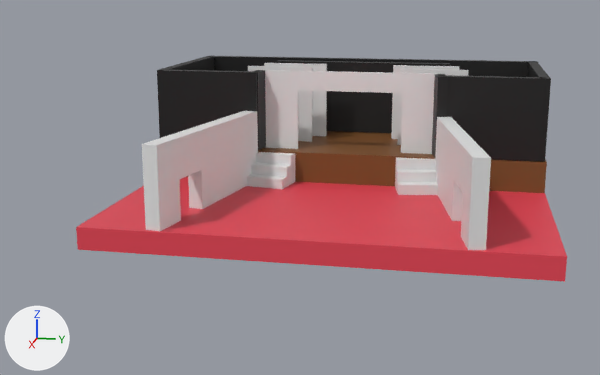
The Blender file BlenderProjects/Level.blend, before and after one commit.
The view is the same before and after, from a camera (50 mm lens) standing at (72.8, 11.9, 20.1) and looking at (-3.5, -3.3, 1.0). The lights are fixed; the arrows at lower left show +X, +Y and +Z.

Objects in the first picture: 'Cube', 'Cube.001', 'Floor', 'Portal 1', 'Portal 1.001', 'Stage Floor', 'Stage Wall back', 'Stage Wall back.001', 'Stairs left', 'Stairs right', 'stage Wall.001', 'stage Wall.002'.
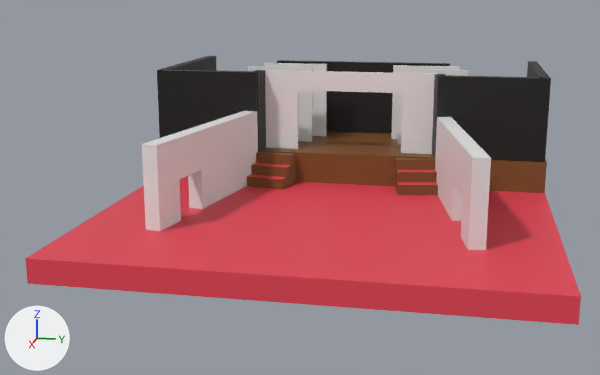
The change, as a list of edits to the scene's bpy script:
```text
Change me_cube_005:
    where me_cube_005.from_pydata(...)  # 26 vertices, 24 faces; spans x -5.0..1.0, y -2.01..2.01, z 0.0..3.0
    used by ob_stairs_left; location = (-7.38, -7.61, 0.01); rotation_euler = (0.0, 0.0, -0.175), in degrees (0, 0, -10); scale = (0.6, 1.0, 1.0)
    me_cube_005 part 1: 22 of the faces centred in x -5.0..1.0, y -2.01..2.01, z 0.0..3.0 switch from no material to mat_stage_floor (brown #7c4e24)
    me_cube_005 part 2: the 1 face centred in x -2.0, y 0.0, z 2.0 switches from no material to mat_material_001 (red #e74354)
    me_cube_005 part 3: the 1 face centred in x 0.0, y 0.0, z 1.0 switches from no material to mat_material_001 (red #e74354)
    add me_cube_005.materials.append(mat_material_001)  # red #e74354
Change me_cube_006:
    where me_cube_006.from_pydata(...)  # 26 vertices, 24 faces; spans x -5.0..1.0, y -2.01..2.01, z 0.0..3.0
    used by ob_stairs_right; location = (-7.4, 7.74, 0.01); rotation_euler = (0.0, 0.0, 0.175), in degrees (0, 0, 10); scale = (0.6, 1.0, 1.0)
    me_cube_006 part 4: 22 of the faces centred in x -5.0..1.0, y -2.01..2.01, z 0.0..3.0 switch from no material to mat_stage_floor (brown #7c4e24)
    me_cube_006 part 5: the 1 face centred in x -2.0, y 0.0, z 2.0 switches from no material to mat_material_001 (red #e74354)
    me_cube_006 part 6: the 1 face centred in x 0.0, y 0.0, z 1.0 switches from no material to mat_material_001 (red #e74354)
    add me_cube_006.materials.append(mat_material_001)  # red #e74354
Change ob_floor:
    ob_floor.location: (0.0, 0.0, -1.0) -> (3.76, 0.0, -1.0)
    ob_floor.scale: (10.0, 20.0, 1.0) -> (14.7, 20.0, 1.0)
Remove ob_stage_wall_back:
    ob_stage_wall_back = bpy.data.objects.new('Stage Wall back', me_cube_008)
    ob_stage_wall_back.location = (-27.99, 0.0, 3.19)
    ob_stage_wall_back.scale = (0.5, 19.9, 1.0)
```

What differs and where, as boxes (x1, y1, x2, y2) in the pictures (600 x 375 px):
'Floor', moved, rescaled (13% wider, 41% taller)
    before: (76, 177, 567, 282)
    after: (25, 177, 581, 325)
'Stage Wall back', deleted
    before: (214, 56, 538, 77)
part 1 of me_cube_005, recoloured (grey to brown)
    both: (247, 152, 295, 189)
part 2 of me_cube_005, recoloured
    both: (251, 162, 290, 167)
part 3 of me_cube_005, recoloured
    both: (247, 174, 286, 180)
part 4 of me_cube_006, recoloured (grey to brown)
    both: (395, 157, 438, 195)
part 5 of me_cube_006, recoloured
    both: (397, 170, 436, 172)
part 6 of me_cube_006, recoloured
    both: (397, 182, 438, 185)
